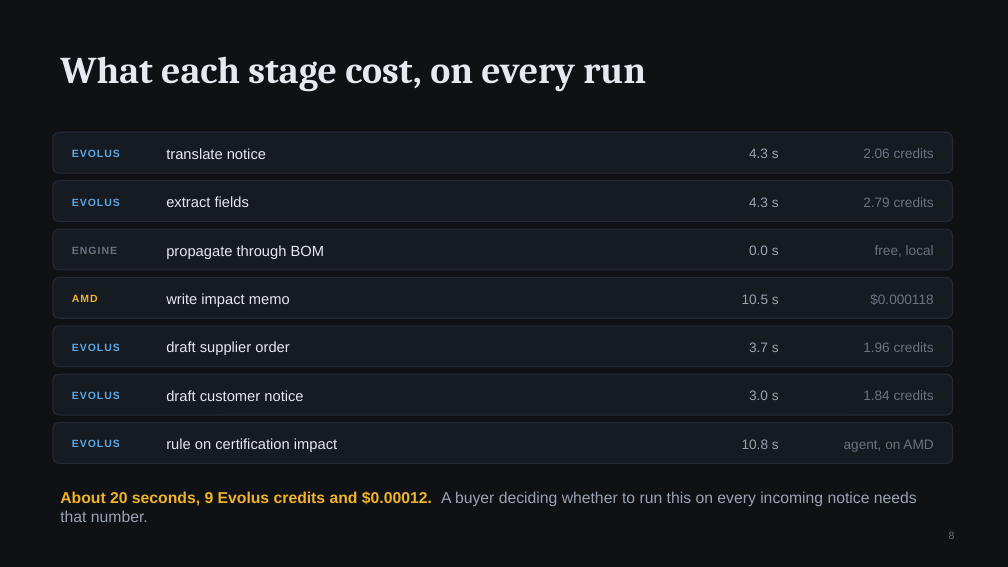
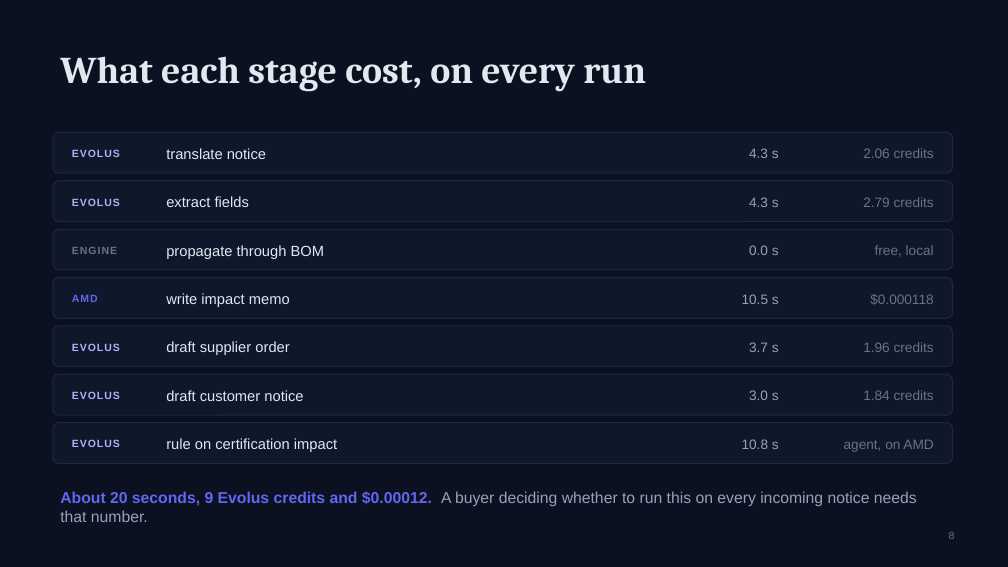
Before and after one commit to bukhari-hamzamukhtar/lychee, a slide deck: slide 8 of submission/LastBuy.pptx. Drawn at 1008x567 pixels with LibreOffice and Linux fonts; fonts in the diff are those of the drawing. Boxes give left, top, right and bottom in pixels: in the first picture for what was removed or moved away, otherwise in the second. Text is boxed around its words. In the diff, an @@ line names an element or a change of style, - is before the commit and + after.

```diff
--- a/submission/LastBuy.pptx
+++ b/submission/LastBuy.pptx
@@ background #0F1115 to #0B1120 @@
@@ text "AMD" at box(72, 295, 98, 302): text colour #F0B429 to #6366F1 @@
@@ fill #161A21 to #0F172A; outline #242A35 1 pt to #1E293B 1 pt in 6 elements at box(53, 132, 953, 173), box(53, 181, 953, 222), box(53, 278, 953, 318), box(53, 326, 953, 367), box(53, 374, 953, 415), box(53, 423, 953, 464) @@
@@ text colour #5AA9E6 to #A5B4FC in 5 elements at box(72, 149, 120, 157), box(72, 198, 120, 206), box(72, 343, 120, 351), box(72, 391, 120, 399), box(72, 439, 120, 447) @@
@@ text "About 20 seconds, 9 Evolus ..." at box(60, 491, 917, 522): text colour #F0B429 to #6366F1 in "About 20 seconds, 9 Evolus credits and ..."; text colour #9AA3B2 to #94A3B8 in "A buyer deciding whether to run this ..." @@
```
Also in this commit, not shown: 8 other slides changed, 1 slide added, 6 other files.
